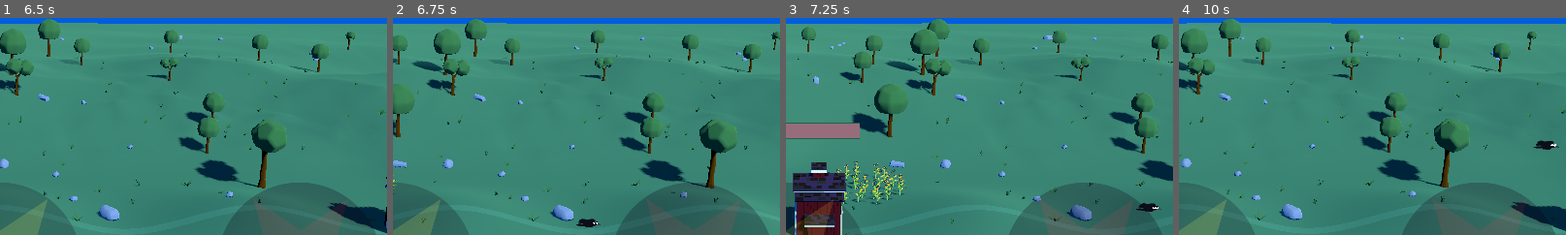
Above: before the commit, frames 1-4 (left to right).
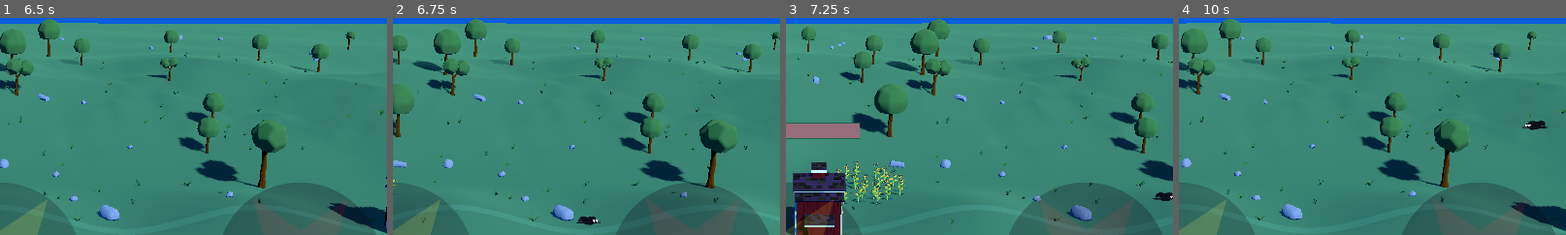
Above: after the commit, the same moments.

Repository: gpergrossi/ludum-dare-55
Game: Godot game, scene res://Scenes/IntroSequence/IntroSequence.tscn
Two runs of this game, one before a commit and one after it. Both use one fixed random seed, a clock stepped at 60 frames per second and the inputs below.
Inputs (mouse positions are % of the whole screen's width and height, from its top left):
- Up to frame 1 (6.5 s): click (50, 89) at 0.5 s; click (92, 85) at 1.25 s; tap Enter at 2 s; move the mouse to (72, 45) at 2.02 s; hold Right (move_right) 2.03-2.78 s; tap Mouse wheel up (zoom_in) at 2.1 s; click (72, 45) at 2.17 s; move the mouse to (30, 55) at 2.77 s; hold Down (move_down) 2.78-3.53 s; tap Mouse wheel down (zoom_out) at 2.85 s; tap Space at 3.5 s; move the mouse to (60, 28) at 3.52 s; hold Right (move_right) 3.53-4.25 s; tap 1 at 3.6 s; click "Play as Azra" at 4.25 s; move the mouse to (45, 70) at 5.02 s; hold Up (move_up) 5.03-5.78 s; tap 2 at 5.1 s; click (45, 70) at 5.17 s; move the mouse to (80, 65) at 5.77 s; hold Left (move_left) from 5.78 s (still down); tap 3 at 5.85 s
- Up to frame 2 (6.75 s): keep holding Left (move_left); move the mouse to (20, 35) at 6.52 s; tap 4 at 6.6 s
- Up to frame 3 (7.25 s): keep holding Left (move_left)
- Up to frame 4 (10 s): move the mouse to (55, 50) at 7.27 s; release Left (move_left) at 7.28 s; hold Down (move_down) 7.28-8.03 s; hold Shift 7.28-8.03 s; click (55, 50) at 7.42 s; move the mouse to (35, 25) at 8.02 s; hold Right (move_right) 8.03-8.78 s; tap Mouse wheel up (zoom_in) at 8.1 s; move the mouse to (72, 45) at 8.77 s; hold Up (move_up) 8.78-9.53 s; tap Mouse wheel down (zoom_out) at 8.85 s; move the mouse to (30, 55) at 9.52 s; hold Right (move_right) from 9.53 s (still down); tap 1 at 9.6 s; click (30, 55) at 9.67 s
The pictures show only the part of the screen within x 50-100%, y 24-74%; the shares and areas given below are measured in that part.

Frame 1 is identical in both runs. In frame 2, 0.2% of the frame differs, in the area x 47-54%, y 91-97%; in frame 3, 0.3%; in frame 4, 0.4%, in the area x 88-99%, y 47-61%.
Error in both runs: Invalid access of index '3' on a base object of type: 'Array'. (res://Code/Classes/Spells.gd:81)

Commit message:
Adjust unit stats

Diff:
--- a/Scenes/Units/unit_basic_walker.tscn
+++ b/Scenes/Units/unit_basic_walker.tscn
@@ -92,15 +92,16 @@
 shader_parameter/metallic = null
 shader_parameter/texture_albedo = ExtResource("3_ukqnd")
 
-[sub_resource type="QuadMesh" id="QuadMesh_oibe8"]
+[sub_resource type="QuadMesh" id="QuadMesh_80mkl"]
 resource_local_to_scene = true
-material = SubResource("ShaderMaterial_cexcb")
+material = SubResource("ShaderMaterial_44bfv")
 size = Vector2(2.65, 0.87)
 
 [node name="UnitBasicWalker" instance=ExtResource("1_dy5r0")]
 script = ExtResource("2_c6sqf")
 attack_interval = 1.0
 unit_name = "Basic Walker"
+damage_reduction = 5
 
 [node name="UnitAnimations" type="AnimationPlayer" parent="." index="0"]
 unique_name_in_owner = true
--- a/Scenes/Units/unit_flying_bomber.tscn
+++ b/Scenes/Units/unit_flying_bomber.tscn
@@ -32,22 +32,23 @@
 shader_parameter/metallic = null
 shader_parameter/texture_albedo = ExtResource("4_v085u")
 
-[sub_resource type="QuadMesh" id="QuadMesh_72gyx"]
+[sub_resource type="QuadMesh" id="QuadMesh_6t0tr"]
 resource_local_to_scene = true
-material = SubResource("ShaderMaterial_kbbq5")
+material = SubResource("ShaderMaterial_bbq1d")
 size = Vector2(4.69, 1.82)
 
 [node name="UnitFlyingBomber" instance=ExtResource("1_eb3im")]
 script = ExtResource("2_uemwd")
 flapHeightMin = 8.0
-flapHeightMax = 30.0
+flapHeightMax = 35.0
 flapMagnitudeMin = 6.0
-flapMagnitudeMax = 17.0
+flapMagnitudeMax = 25.0
 moveSpeedMin = 6.0
-moveSpeedMax = 17.0
+moveSpeedMax = 25.0
 patrolRange = 0.9
 unit_name = "Flying Bomber"
 unit_move_type = 1
+max_health = 50.0
 
 [node name="Shadow" parent="LaneOffset" index="0"]
 mesh = SubResource("PlaneMesh_0vjf4")
--- a/Scenes/Units/unit_stationary_guard.tscn
+++ b/Scenes/Units/unit_stationary_guard.tscn
@@ -37,8 +37,9 @@
 unit_name = "Stationary Guard"
 top_speed = 0
 move_accel = 10000.0
-max_health = 600.0
+max_health = 300.0
 knockback_immunity = 1.0
+damage_reduction = 15
 attack_range = 0.0
 damage = 0.0
 
Not shown: 4 places in Scenes/Units/unit_basic_walker.tscn that only renumber resources
Not shown: 2 places in Scenes/Units/unit_flying_bomber.tscn that only renumber resources
Not shown: 3 places in Scenes/Units/unit_stationary_guard.tscn that only renumber resources
